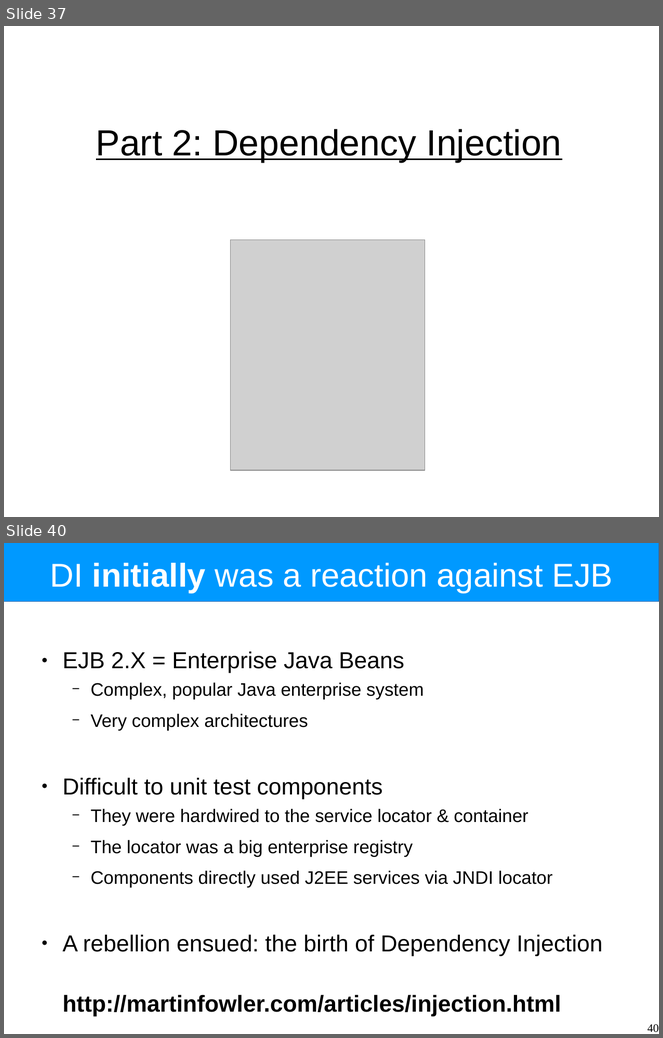
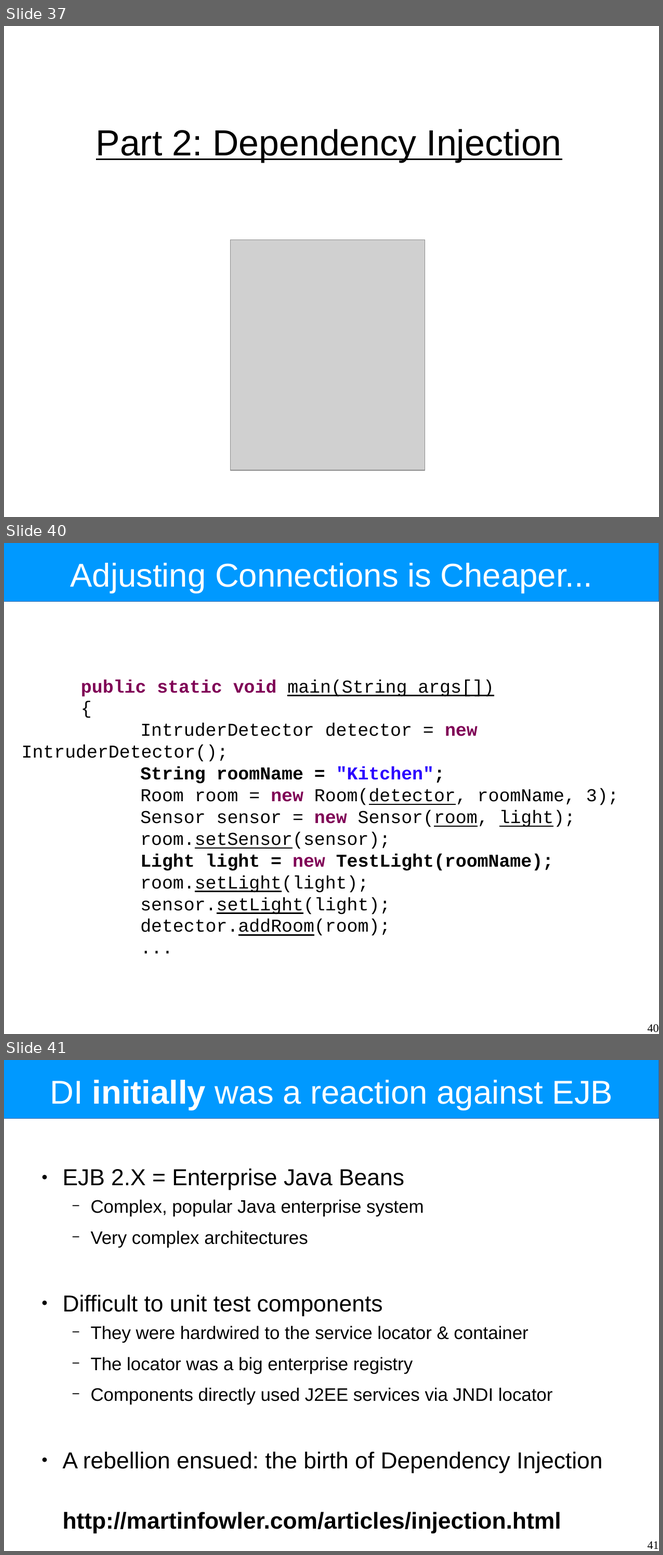
Before and after one commit to Intrinsarc/intrinsarc-evolve, a slide deck: Academic Work/lectures/components.odp. Shown one above the other, each under a label of ours: slides 37 and 40 before the commit, slides 37, 40 and 41 after it; the slides between them are not shown. The pictures are 663x1038 and 663x1555 pixels, drawn with LibreOffice and Linux fonts; fonts in the diff are those of the drawing; grey boxes stand for pictures. Boxes give left, top, right and bottom in pixels: in the first picture for what was removed or moved away, otherwise in the second. Text is boxed around its words. In the diff, an @@ line names an element or a change of style, - is before the commit and + after.

```diff
--- a/Academic Work/lectures/components.odp
+++ b/Academic Work/lectures/components.odp
@@ slide 40 added at box(4, 543, 659, 1034), background #FFFFFF; not listed: 1 template element that a slide beside it also shows @@
@@ title added at box(70, 563, 593, 593), 40 pt, text #FFFFFF @@
+Adjusting Connections is Cheaper...
@@ text added at box(22, 680, 619, 915), 22 pt, text #000000 @@
+public static void main(String args[])
+{
+IntruderDetector detector = new IntruderDetector();
+String roomName = "Kitchen";
+Room room = new Room(detector, roomName, 3);
+Sensor sensor = new Sensor(room, light);
+room.setSensor(sensor);
+Light light = new TestLight(roomName);
+room.setLight(light);
+sensor.setLight(light);
+detector.addRoom(room);
+...
@@ page number added at box(648, 1025, 659, 1033), 14 pt, text #000000 @@
+40
@@ what was slide 40 is now slide 41 @@
@@ page number at box(648, 1542, 659, 1549): text changed @@
-40
+41
```
Also in this commit, not shown: 4 slides changed, 9 other slides added, 10 slides removed, 1 other file.
